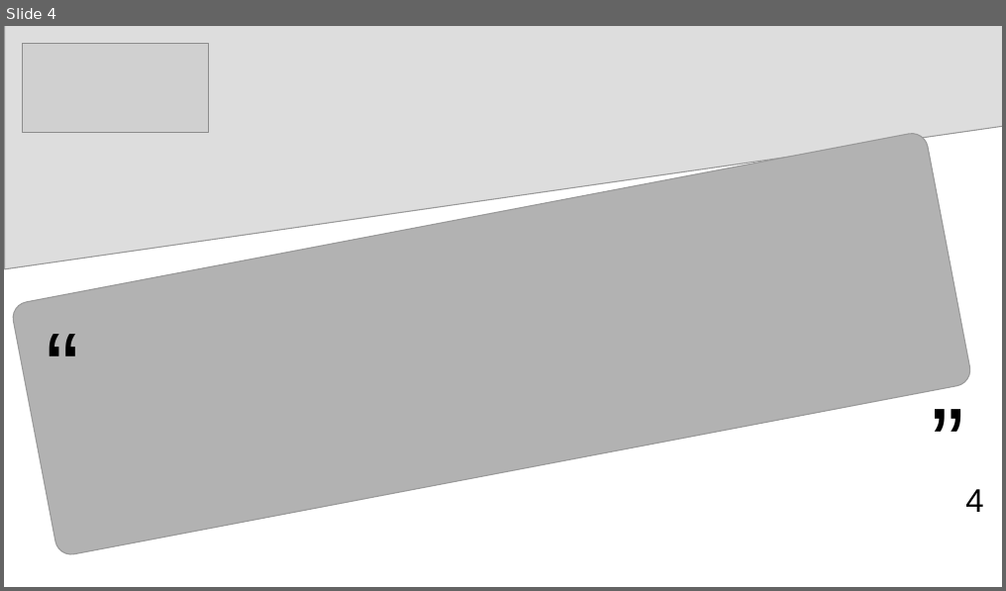
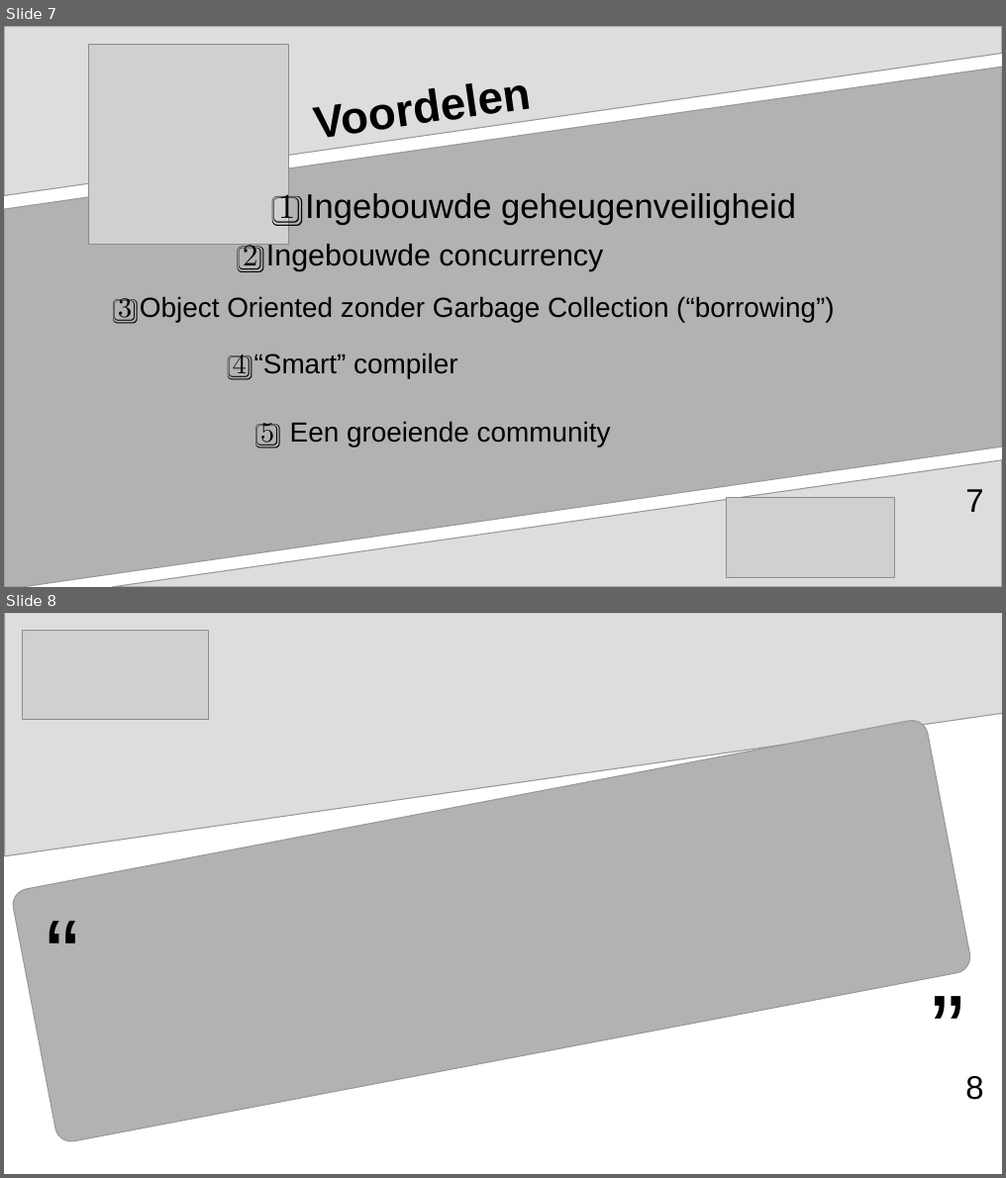
Before and after one commit to aventinesolutions/awsvsgcp-channel, a slide deck: ep002-Rust_in_Cloud_Native/ep002-Rust_in_Cloud_Native.odp. Shown one above the other, each under a label of ours: slide 4 before the commit, slides 7 and 8 after it. The pictures are 1006x591 and 1006x1178 pixels, drawn with LibreOffice and Linux fonts; fonts in the diff are those of the drawing; grey boxes stand for pictures. Boxes give left, top, right and bottom in pixels: in the first picture for what was removed or moved away, otherwise in the second. Text is boxed around its words. In the diff, an @@ line names an element or a change of style, - is before the commit and + after.

```diff
--- a/ep002-Rust_in_Cloud_Native/ep002-Rust_in_Cloud_Native.odp
+++ b/ep002-Rust_in_Cloud_Native/ep002-Rust_in_Cloud_Native.odp
@@ slide 7 added at <box>4,26,1002,587</box>, background #FFFFFF @@
@@ freeform shape added at <box>4,26,1002,196</box>, fill #DDDDDD, outline #999999 0.85 pt @@
@@ picture added at <box>89,44,289,244</box> @@
@@ title added at <box>307,37,579,169</box>, 36 pt, text #000000, bold @@
+Voordelen
@@ freeform shape added at <box>4,67,1002,587</box>, fill #B2B2B2, outline #999999 0.85 pt @@
@@ text added at <box>278,193,796,226</box>, 27.2 pt, text #000000 @@
+1️⃣ Ingebouwde geheugenveiligheid
@@ text added at <box>243,244,603,273</box>, 24 pt, text #000000 @@
+2️⃣ Ingebouwde concurrency
@@ text added at <box>118,296,835,324</box>, 22 pt, text #000000 @@
+3️⃣ Object Oriented zonder Garbage Collection (“borrowing”)
@@ text added at <box>233,353,457,380</box>, 22 pt, text #000000 @@
+4️⃣ “Smart” compiler
@@ text added at <box>260,421,611,449</box>, 22 pt, text #000000 @@
+5️⃣ Een groeiende community
@@ freeform shape added at <box>113,461,1002,587</box>, fill #DDDDDD, outline #999999 0.85 pt @@
@@ picture added at <box>726,498,894,578</box> @@
@@ page number added at <box>965,489,983,512</box>, 26 pt, text #000000 @@
+7
@@ what was slide 4 is now slide 8 @@
@@ page number at <box>965,1076,983,1100</box>: text changed @@
-4
+8
```
Also in this commit, not shown: 3 other slides added, 3 other files.
